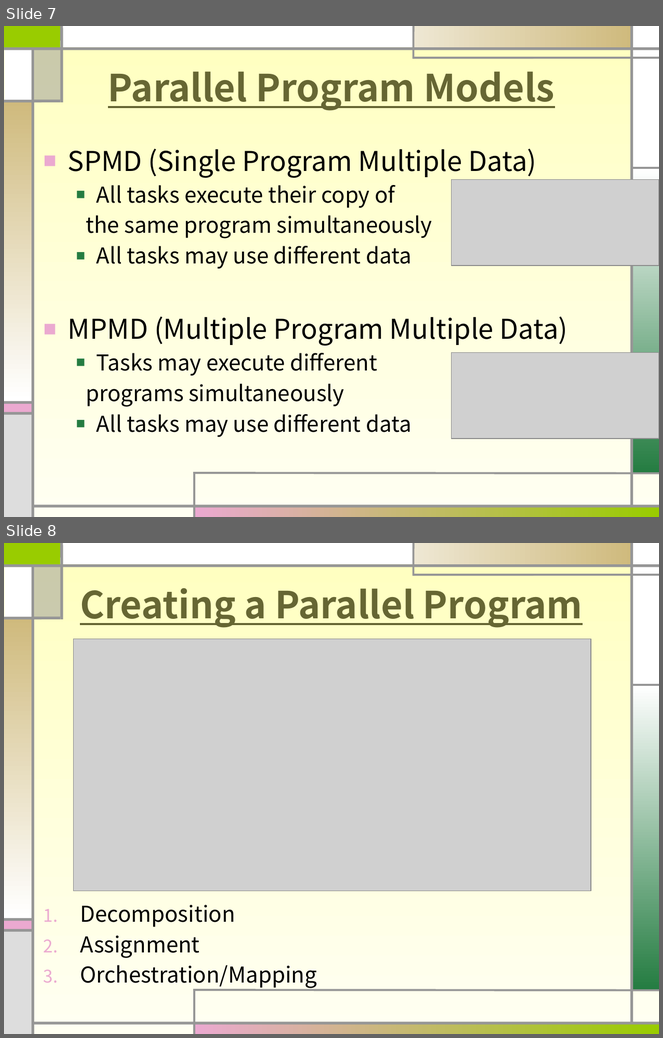
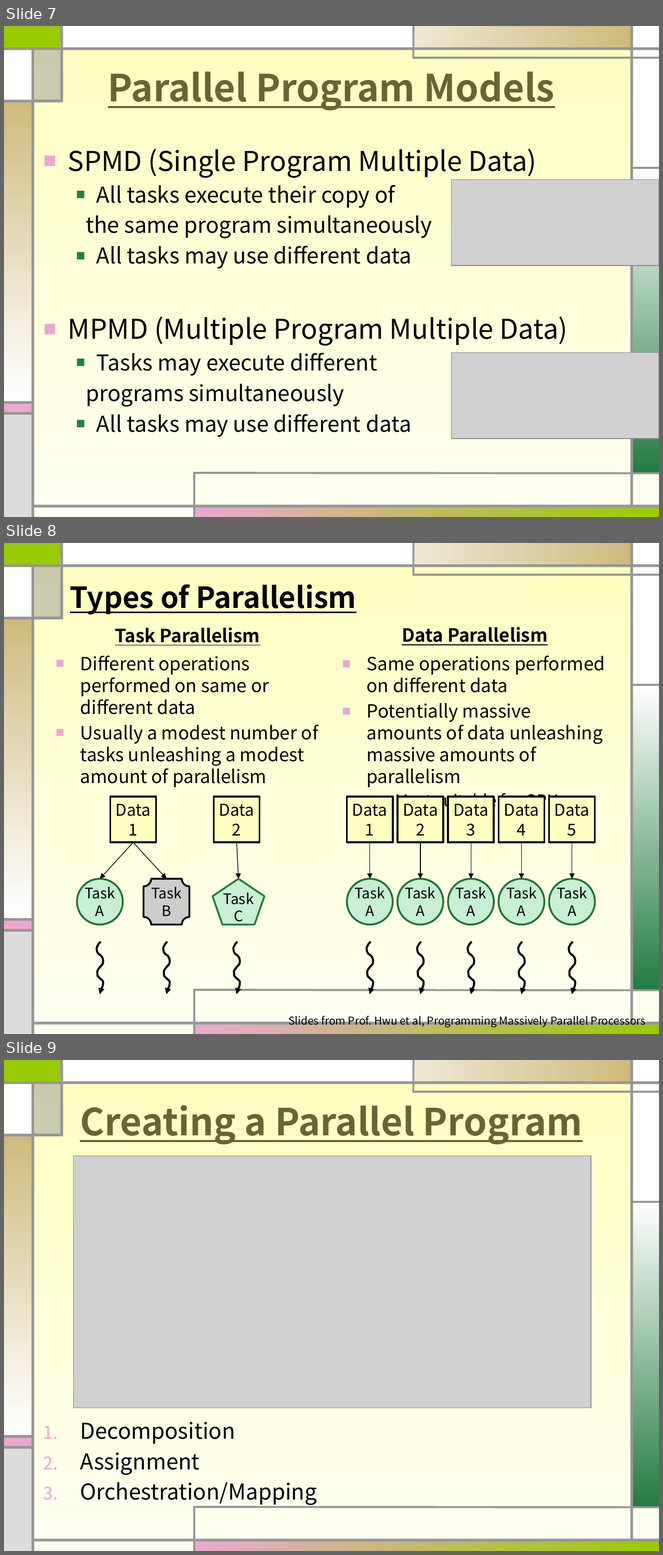
Before and after one commit to sohnbong/multicore26, a slide deck: multicore03-updated.pptx. Shown one above the other, each under a label of ours: slides 7 and 8 before the commit, slides 7, 8 and 9 after it. The pictures are 663x1038 and 663x1555 pixels, drawn with LibreOffice and Linux fonts; fonts in the diff are those of the drawing; grey boxes stand for pictures. Boxes give left, top, right and bottom in pixels: in the first picture for what was removed or moved away, otherwise in the second. Text is boxed around its words. In the diff, an @@ line names an element or a change of style, - is before the commit and + after.

```diff
--- a/multicore03-updated.pptx
+++ b/multicore03-updated.pptx
@@ slide 8 added at [4,543,659,1034], background gradient #FFFFBF to #FFFFF2; not listed: 24 template elements that a slide beside it also shows @@
@@ text added at [70,584,356,615], 32 pt, text #000000, bold, underline @@
+Types of Parallelism
@@ text added at [115,627,260,645], 20 pt, text #000000, bold, underline @@
+Task Parallelism
@@ text added at [402,627,548,645], 20 pt, text #000000, bold, underline @@
+Data Parallelism
@@ text added at [80,655,319,787], 20 pt, text #000000 @@
+■ Different operations performed on same or different data
+■ Usually a modest number of tasks unleashing a modest amount of parallelism
@@ text added at [367,655,605,811], 20 pt, text #000000 @@
+■ Same operations performed on different data
+■ Potentially massive amounts of data unleashing massive amounts of parallelism
+  ■ Most suitable for GPUs
@@ group added at [77,797,264,925]: 3 arrows, 2 rectangles, 1 ellipse, 1 pentagon, 1 plaque @@
+Task A
+Task C
+Task B
+Data 1
+Data 2
@@ group added at [347,797,595,925]: 5 ellipses, 5 rectangles, 5 arrows @@
+Task A
+Data 1
+Task A
+Data 2
+Task A
+Data 3
+Task A
+Data 4
+Task A
+Data 5
@@ freeform shape added at [97,942,103,994], outline #000000 2.25 pt @@
@@ freeform shape added at [163,942,170,994], outline #000000 2.25 pt @@
@@ freeform shape added at [233,942,240,994], outline #000000 2.25 pt @@
@@ group added at [367,942,575,994]: 5 freeform shapes @@
@@ text added at [288,1015,646,1028], 12 pt, text #000000 @@
+Slides from Prof. Hwu et al, Programming Massively Parallel Processors
@@ what was slide 8 is now slide 9 @@
```
